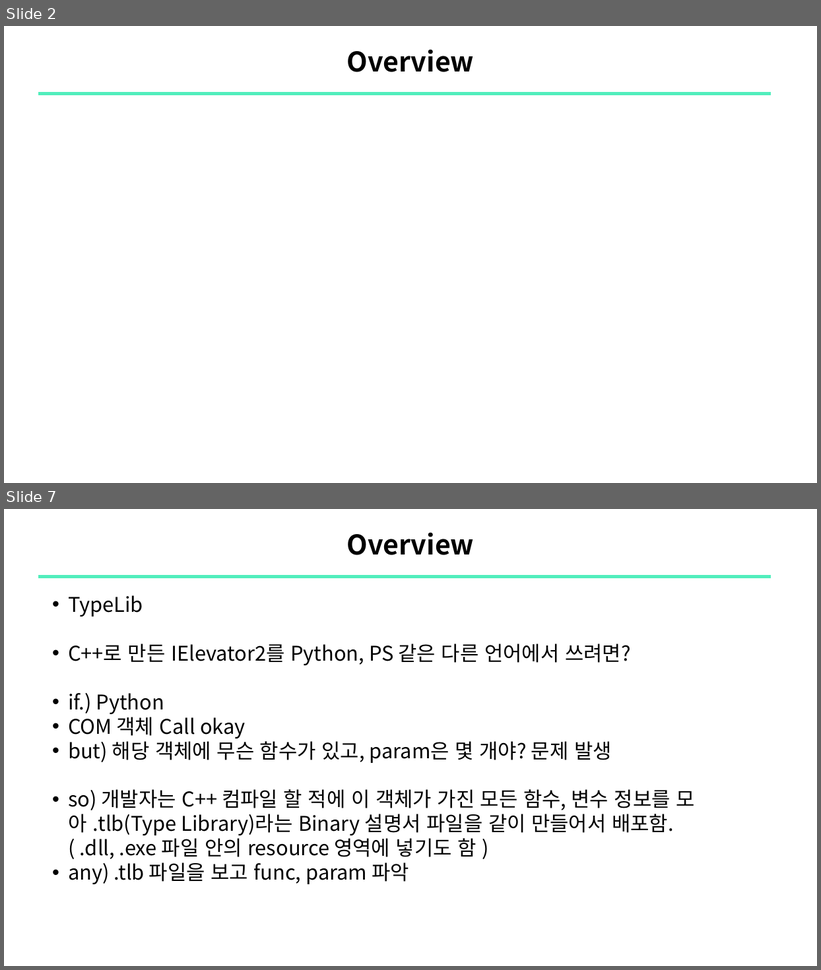
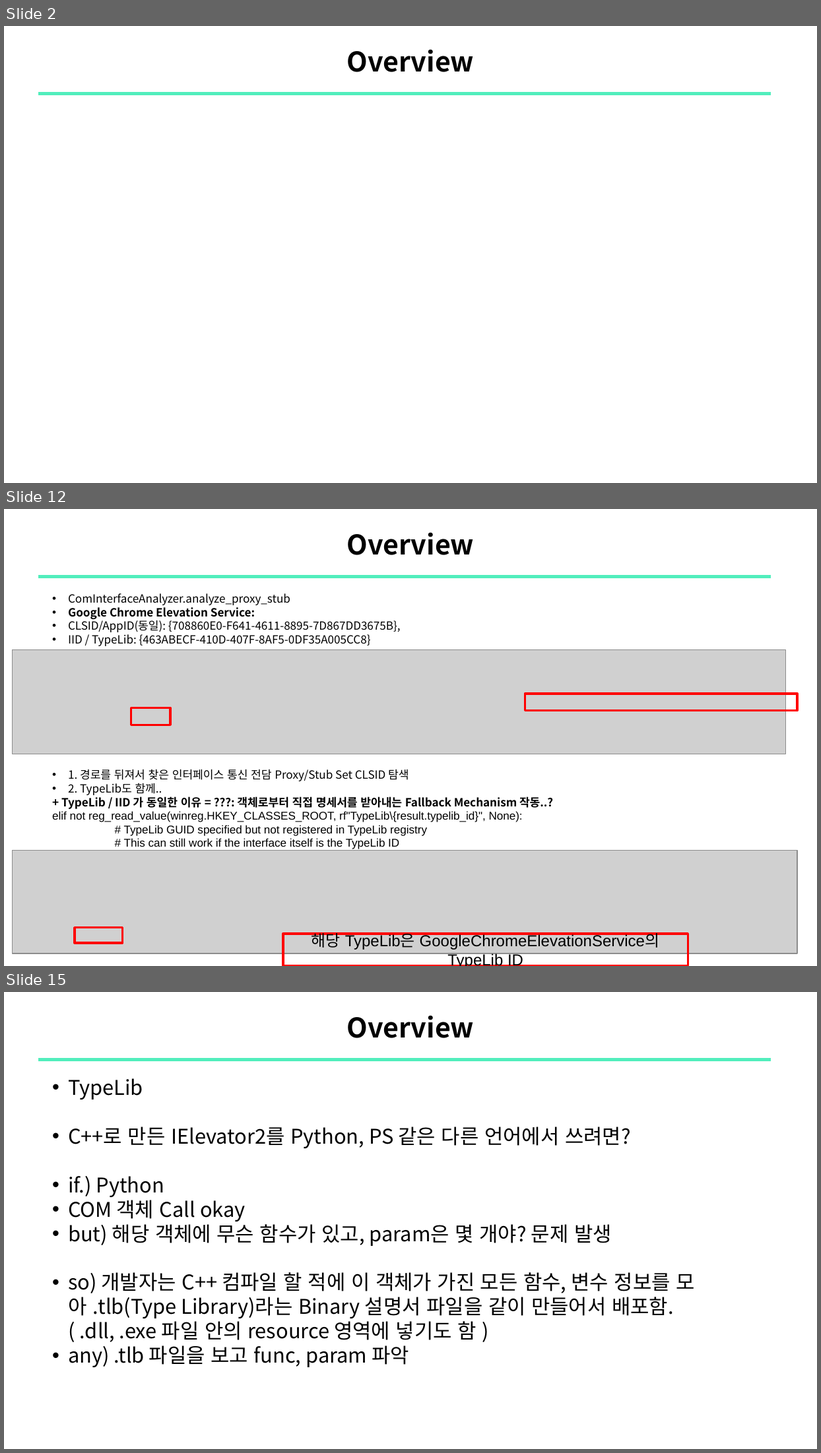
Before and after one commit to sewonpark-sec/SSL-Seminar, a slide deck: 16_COMrade_ABE_Analysis.pptx. Shown one above the other, each under a label of ours: slides 2 and 7 before the commit, slides 2, 12 and 15 after it; the slides between them are not shown. The pictures are 821x970 and 821x1453 pixels, drawn with LibreOffice and Linux fonts; fonts in the diff are those of the drawing; grey boxes stand for pictures. Boxes give left, top, right and bottom in pixels: in the first picture for what was removed or moved away, otherwise in the second. Text is boxed around its words. In the diff, an @@ line names an element or a change of style, - is before the commit and + after.

```diff
--- a/16_COMrade_ABE_Analysis.pptx
+++ b/16_COMrade_ABE_Analysis.pptx
@@ slide 12 added at (4, 509, 817, 966), background #FFFFFF @@
@@ title added at (347, 532, 475, 555), 24 pt, text #000000, bold @@
+Overview
@@ line added from (38, 576) to (772, 576), #51EEBC 3 pt @@
@@ text added at (52, 593, 553, 850), 10 pt, text #000000 @@
+    • ComInterfaceAnalyzer.analyze_proxy_stub
+    • Google Chrome Elevation Service:
+    • CLSID/AppID(동일): {708860E0-F641-4611-8895-7D867DD3675B},
+    • IID / TypeLib: {463ABECF-410D-407F-8AF5-0DF35A005CC8}
+    • 1. 경로를 뒤져서 찾은 인터페이스 통신 전담 Proxy/Stub Set CLSID 탐색
+    • 2. TypeLib도 함께..
++ TypeLib / IID 가 동일한 이유 = ???: 객체로부터 직접 명세서를 받아내는 Fallback Mechanism 작동..?
+elif not reg_read_value(winreg.HKEY_CLASSES_ROOT, rf"TypeLib\{result.typelib_id}", None):
+# TypeLib GUID specified but not registered in TypeLib registry
+# This can still work if the interface itself is the TypeLib ID
+pass
@@ picture added at (12, 650, 785, 755) @@
@@ rectangle added at (525, 694, 797, 711), outline #FF0000 2 pt @@
@@ rectangle added at (131, 708, 170, 725), outline #FF0000 2 pt @@
@@ picture added at (12, 850, 797, 954) @@
@@ rectangle added at (75, 927, 123, 943), outline #FF0000 2 pt @@
@@ rectangle added at (283, 934, 688, 966), outline #FF0000 2 pt, 14 pt, text #000000 @@
+해당 TypeLib은 GoogleChromeElevationService의 TypeLib ID
@@ what was slide 7 is now slide 15 @@
```
Also in this commit, not shown: 4 slides changed, 15 other slides added.
